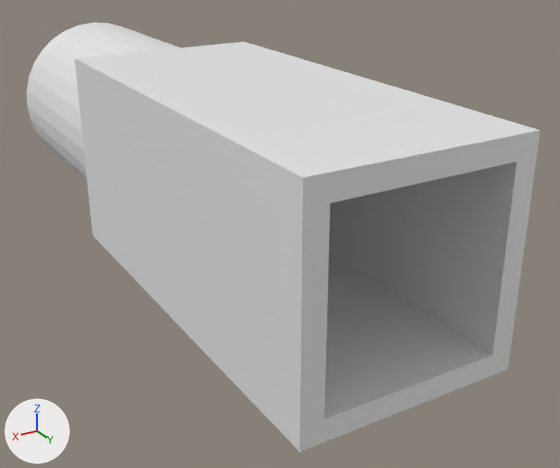
The Blender file Water-Probe/Design Files/CAD/Probe Body Square.blend: old version first, new version second.
Before and after are seen from a camera (50 mm lens) standing at (41.9, 100.7, 31.3) and looking at (-6.2, 20.6, -8.8). Lighting does not change. The marker at lower left points along +X, +Y and +Z.

Script lines for the objects in view, before the commit:
```python
ob_circle = bpy.data.objects.new('Circle', me_circle_002)
ob_circle.location = (0.0, 0.0, 0.0)
ob_circle.rotation_euler = (1.571, 0.0, 0.0)  # degrees (90, 0, 0)
ob_pcb = bpy.data.objects.new('PCB', me_shape_9_indexedfaceset)
ob_pcb.location = (0.0, -25.5, 2.5)
ob_pcb.rotation_euler = (0.0, 0.0, -1.571)  # degrees (0, 0, -90)
ob_pcb.scale = (2.54, 2.54, 2.54)
```
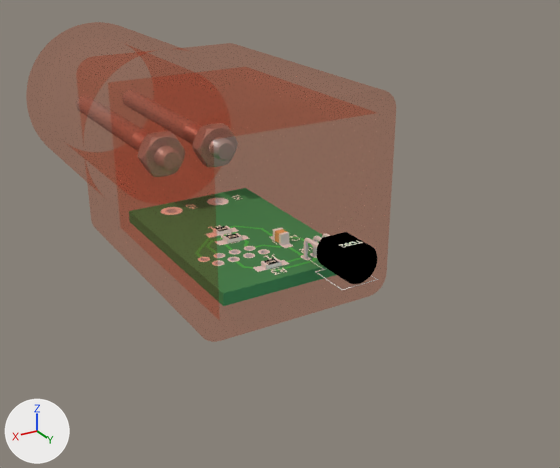
Commit message: finished modeling probe shape

The change, as a diff of the scene's bpy script:
```diff
--- a/Water-Probe/Design Files/CAD/Probe Body Square.blend.py
+++ b/Water-Probe/Design Files/CAD/Probe Body Square.blend.py
@@ mat_material_001 @@
+mat_material_001 = bpy.data.materials.new('Material.001')
+# nodes: BsdfDiffuse, BsdfTransparent, MixShader, OutputMaterial
+# colours: beige #e7b4a4, white #ffe5dd
@@ mat_cap @@
+mat_cap = bpy.data.materials.new('Cap')
+# nodes: BsdfAnisotropic, BsdfDiffuse, MixShader, OutputMaterial
+# colours: grey #818181, white #ffffff
@@ me_shape_9_indexedfaceset @@
 # used by ob_pcb; location = (0.0, -25.5, 2.5); rotation_euler = (0.0, 0.0, -1.571), in degrees (0, 0, -90); scale = (2.54, 2.54, 2.54)
-me_shape_9_indexedfaceset.from_pydata(...)  # 35743 vertices, 14147 faces; spans x -10.0..0.0, y -2.36..2.36, z -0.98..3.32
+me_shape_9_indexedfaceset.from_pydata(...)  # 36560 vertices, 14704 faces; spans x -3.54..3.54, y -13.41..0.0, z -1.14..2.25
+# me_shape_9_indexedfaceset part 1: 1362 vertices removed from x -10.0..0.0, y -2.36..2.36, z -0.32..0.32; 36560 vertices added at x -3.54..3.54, y -13.41..0.0, z -1.14..2.25
 me_shape_9_indexedfaceset.materials.append(mat_shape_9)
@@ me_shape_9_indexedfaceset @@
 me_shape_9_indexedfaceset.materials.append(mat_shape_2)
-me_shape_9_indexedfaceset.materials.append(mat_shape_1)  # white #e7e7e7
+me_shape_9_indexedfaceset.materials.append(mat_cap)
@@ me_circle_002 @@
 # used by ob_circle; location = (0.0, 0.0, 0.0); rotation_euler = (1.571, 0.0, 0.0), in degrees (90, 0, 0)
-me_circle_002.from_pydata(...)  # 164 vertices, 138 faces; spans x -12.5..12.5, y -12.5..12.5, z -55.0..30.0
+me_circle_002.from_pydata(...)  # 888 vertices, 648 faces; spans x -12.5..12.5, y -12.5..12.5, z -35.0..30.0
+# me_circle_002 part 2: 7 vertices moved from x -10.0..10.0, y -10.0..10.0, z -55.0 to x -10.0..10.0, y -10.0..10.0, z -35.0; 17 vertices removed from x -12.5..12.5, y -12.5..12.5, z -55.0..0.0; 741 vertices added at x -12.5..12.5, y -12.5..12.5, z -35.0..30.0
+# me_circle_002 part 3: 6 faces spanning x -10.0..10.0, y -10.0..10.0, z -35.0..-5.0 switch from no material to mat_material_001
@@ ob_pcb @@
 ob_pcb = bpy.data.objects.new('PCB', me_shape_9_indexedfaceset)
-ob_pcb.location = (0.0, -25.5, 2.5)
-ob_pcb.rotation_euler = (0.0, 0.0, -1.571)  # degrees (0, 0, -90)
+ob_pcb.location = (0.0, 6.0, -9.0)
+ob_pcb.rotation_euler = (0.0, 6.283, -3.142)  # degrees (0, 360, -180)
 ob_pcb.scale = (2.54, 2.54, 2.54)
-ob_pcb.hide_set(True)  # its collection is switched off
@@ ob_bolt @@
+ob_bolt = bpy.data.objects.new('Bolt', me_bolt_005)  # 9932 vertices, 9938 faces; spans x -0.55..0.55, y -0.15..0.15, z -1.81..1.81
+ob_bolt.location = (0.0, -8.1, 0.0)
+ob_bolt.rotation_euler = (1.571, 0.0, 0.0)  # degrees (90, 0, 0)
+ob_bolt.scale = (10.0, 10.0, 10.0)
@@ ob_nut @@
+ob_nut = bpy.data.objects.new('Nut', me_nut)  # 2754 vertices, 2788 faces; spans x -0.718..0.718, y -0.275..0.275, z -0.122..0.123
+ob_nut.location = (0.0, 6.7, 0.0)
+ob_nut.rotation_euler = (1.571, 0.0, 0.0)  # degrees (90, 0, 0)
+ob_nut.scale = (10.0, 10.0, 10.0)
```

Location of each change, (x1, y1, x2, y2) in pixels of the pictures (560 x 468 px):
'Circle', reshaped (28% narrower, 26% shorter)
    before: (27, 22, 540, 452)
    after: (26, 22, 396, 342)
'PCB', shown (green)
    after: (215, 188, 378, 306)
'Bolt', added
    after: (213, 138, 234, 161)
'Nut', added
    after: (214, 136, 238, 167)
part 2 of me_circle_002, built on
    before: (74, 42, 540, 452)
    after: (26, 22, 396, 342)
part 3 of me_circle_002, recoloured (grey to brown)
    before: (329, 162, 517, 355)
    after: (247, 113, 378, 246)
